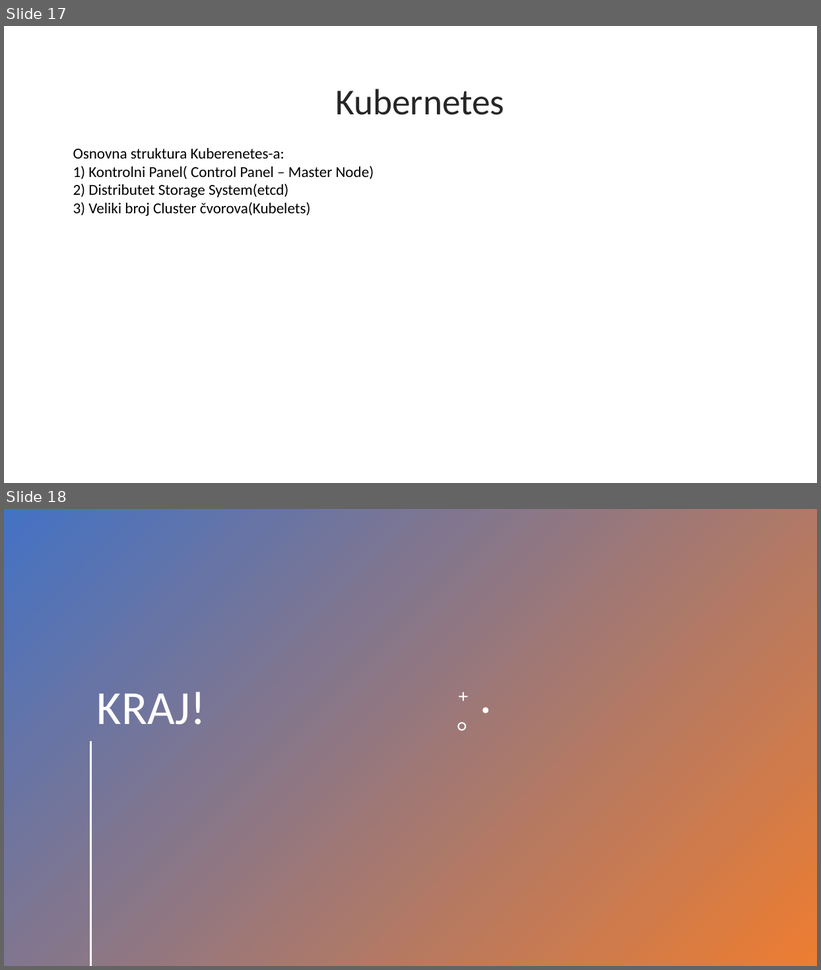
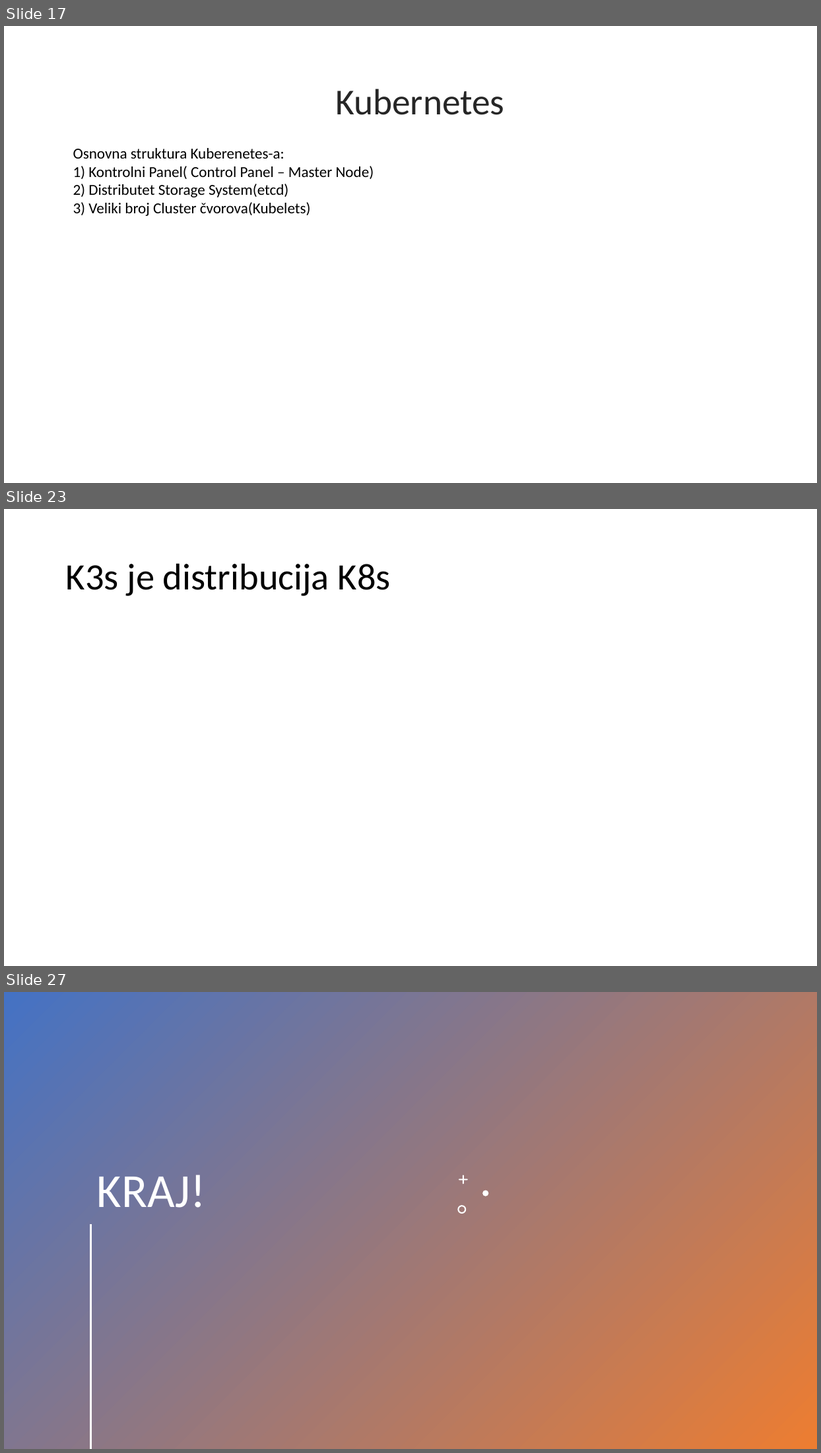
Before and after one commit to Jovana1998/SOA, a slide deck: K3s.pptx. Shown one above the other, each under a label of ours: slides 17 and 18 before the commit, slides 17, 23 and 27 after it; the slides between them are not shown. The pictures are 821x970 and 821x1453 pixels, drawn with LibreOffice and Linux fonts; fonts in the diff are those of the drawing. Boxes give left, top, right and bottom in pixels: in the first picture for what was removed or moved away, otherwise in the second. Text is boxed around its words. In the diff, an @@ line names an element or a change of style, - is before the commit and + after.

```diff
--- a/K3s.pptx
+++ b/K3s.pptx
@@ slide 23 added at [4, 509, 817, 966], background #FFFFFF @@
@@ title added at [66, 563, 391, 596], 44 pt, text #000000 @@
+K3s je distribucija K8s
@@ what was slide 18 is now slide 27 @@
```
Also in this commit, not shown: 8 other slides added.
